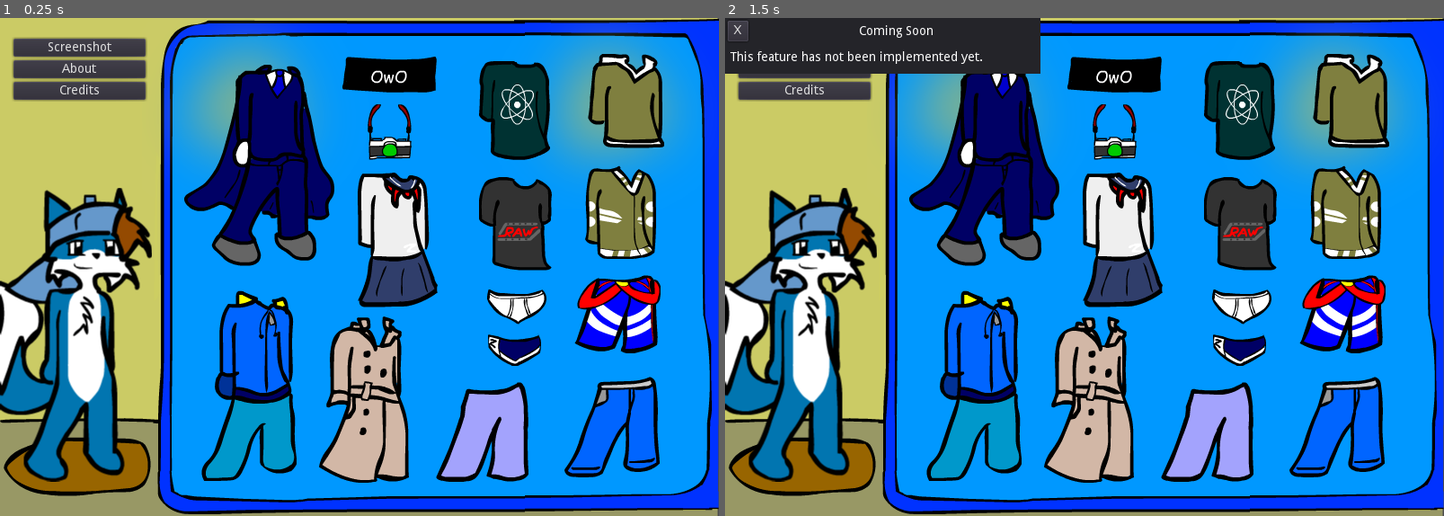
Above: before the commit, frames 1-2 (left to right).
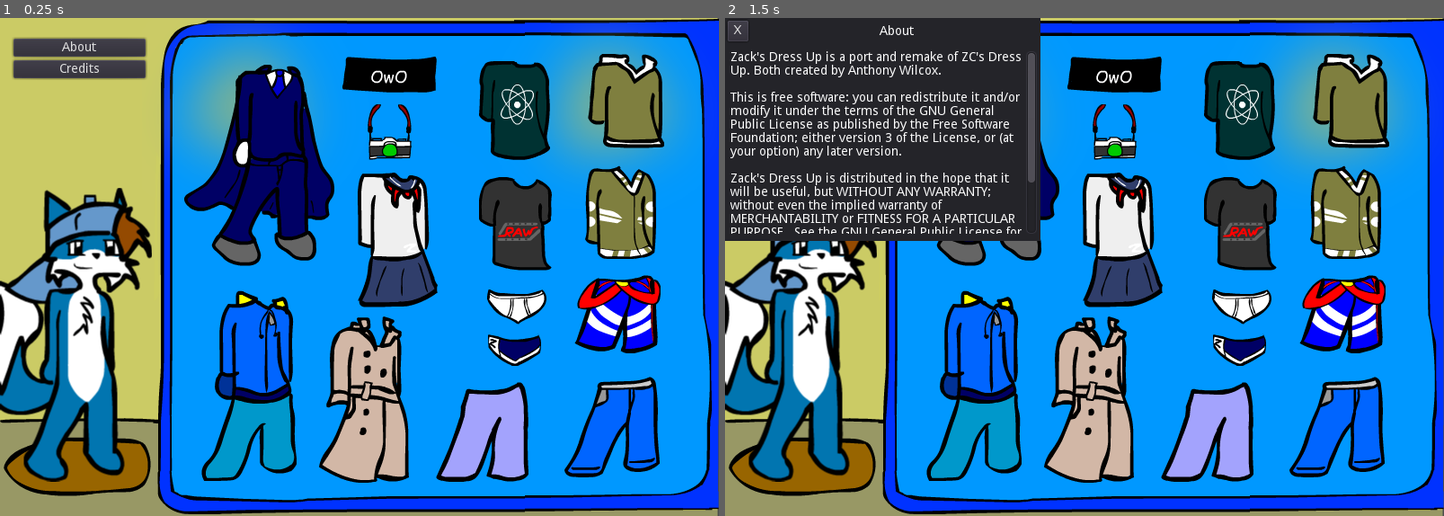
Above: after the commit, the same moments.

Repository: tonytins/dressupzack
Game: Godot game, scene res://MainScreen.tscn
Two runs of this game, one before a commit and one after it. Both use one fixed random seed, a clock stepped at 60 frames per second and the inputs below.
Inputs (mouse positions are in pixels of both pictures, inside the frame that each line leads up to):
- Up to frame 1 (0.25 s): no input
- Up to frame 2 (1.5 s): click (804, 47) at 0.5 s, where only the run before the commit has a clickable "Screenshot"; click "About" at 1.25 s

The runs differ from the first frame. In frame 1, 1.0% of the frame differs, in the area x 1-21%, y 4-17%; in frame 2, 15%, in the area x 0-44%, y 1-45%.

Commit message:
Removed Screenshot button and binding function

Diff:
--- a/Interface.tscn
+++ b/Interface.tscn
@@ -2,7 +2,7 @@
 
 [ext_resource path="res://src/Interface.gd" type="Script" id=1]
 
-[node name="Interface" type="Control"]
+[node name="Interface" type="Control" index="0"]
 
 anchor_left = 0.0
 anchor_top = 0.0
@@ -54,7 +54,7 @@
 size_flags_vertical = 1
 alignment = 0
 
-[node name="ScreenshotBtn" type="Button" parent="ReferenceRect/VertContainer" index="0"]
+[node name="AboutBtn" type="Button" parent="ReferenceRect/VertContainer" index="0"]
 
 anchor_left = 0.0
 anchor_top = 0.0
@@ -73,11 +73,11 @@
 enabled_focus_mode = 2
 shortcut = null
 group = null
-text = "Screenshot"
+text = "About"
 flat = false
 align = 1
 
-[node name="AboutBtn" type="Button" parent="ReferenceRect/VertContainer" index="1"]
+[node name="CreditsBtn" type="Button" parent="ReferenceRect/VertContainer" index="1"]
 
 anchor_left = 0.0
 anchor_top = 0.0
@@ -97,36 +97,10 @@
 enabled_focus_mode = 2
 shortcut = null
 group = null
-text = "About"
-flat = false
-align = 1
-
-[node name="CreditsBtn" type="Button" parent="ReferenceRect/VertContainer" index="2"]
-
-anchor_left = 0.0
-anchor_top = 0.0
-anchor_right = 0.0
-anchor_bottom = 0.0
-margin_top = 48.0
-margin_right = 147.0
-margin_bottom = 68.0
-rect_pivot_offset = Vector2( 0, 0 )
-rect_clip_content = false
-focus_mode = 2
-mouse_filter = 0
-mouse_default_cursor_shape = 0
-size_flags_horizontal = 1
-size_flags_vertical = 1
-toggle_mode = false
-enabled_focus_mode = 2
-shortcut = null
-group = null
 text = "Credits"
 flat = false
 align = 1
 
-[connection signal="pressed" from="ReferenceRect/VertContainer/ScreenshotBtn" to="." method="_on_ScreenshotBtn_pressed"]
-
 [connection signal="pressed" from="ReferenceRect/VertContainer/AboutBtn" to="." method="_on_AboutBtn_pressed"]
 
 [connection signal="pressed" from="ReferenceRect/VertContainer/CreditsBtn" to="." method="_on_CreditsBtn_pressed"]
--- a/src/Interface.gd
+++ b/src/Interface.gd
@@ -5,10 +5,6 @@
 onready var coming_soon_win = preload("res://windows/ComingSoon.tscn")
 onready var about_win = preload("res://windows/About.tscn")
 onready var credits_win = preload("res://windows/Credits.tscn")
-
-func _on_ScreenshotBtn_pressed():
-	var win_instance = coming_soon_win.instance()
-	add_child(win_instance)
 
 func _on_AboutBtn_pressed():
 	var win_instance = about_win.instance()
